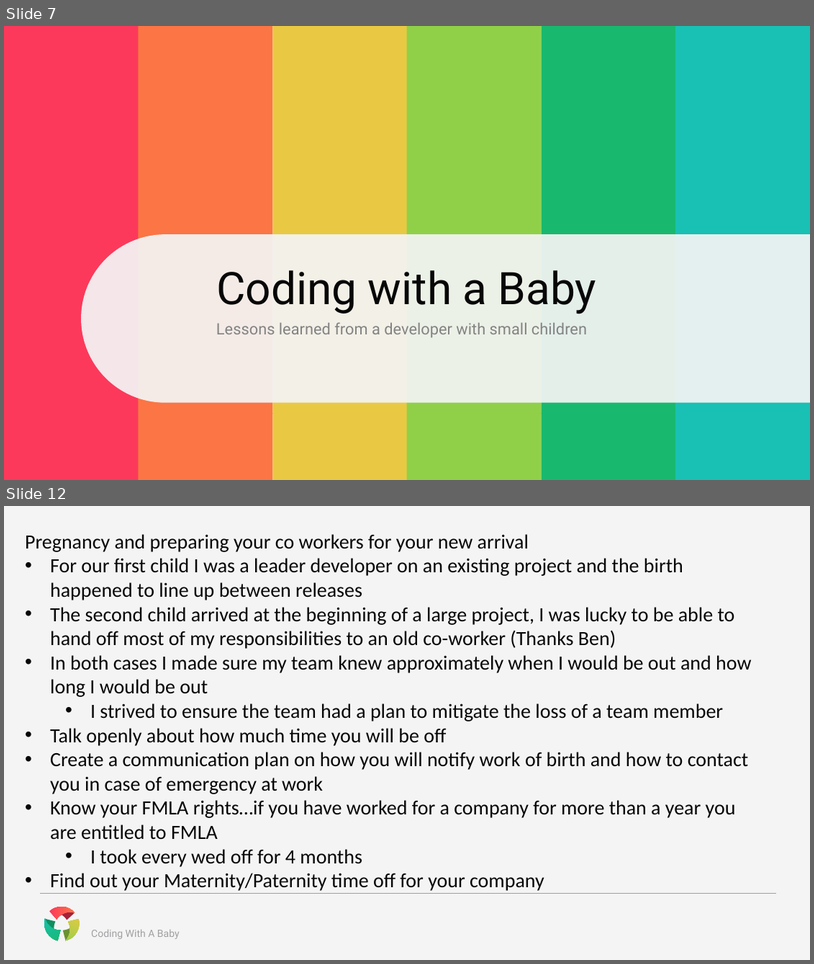
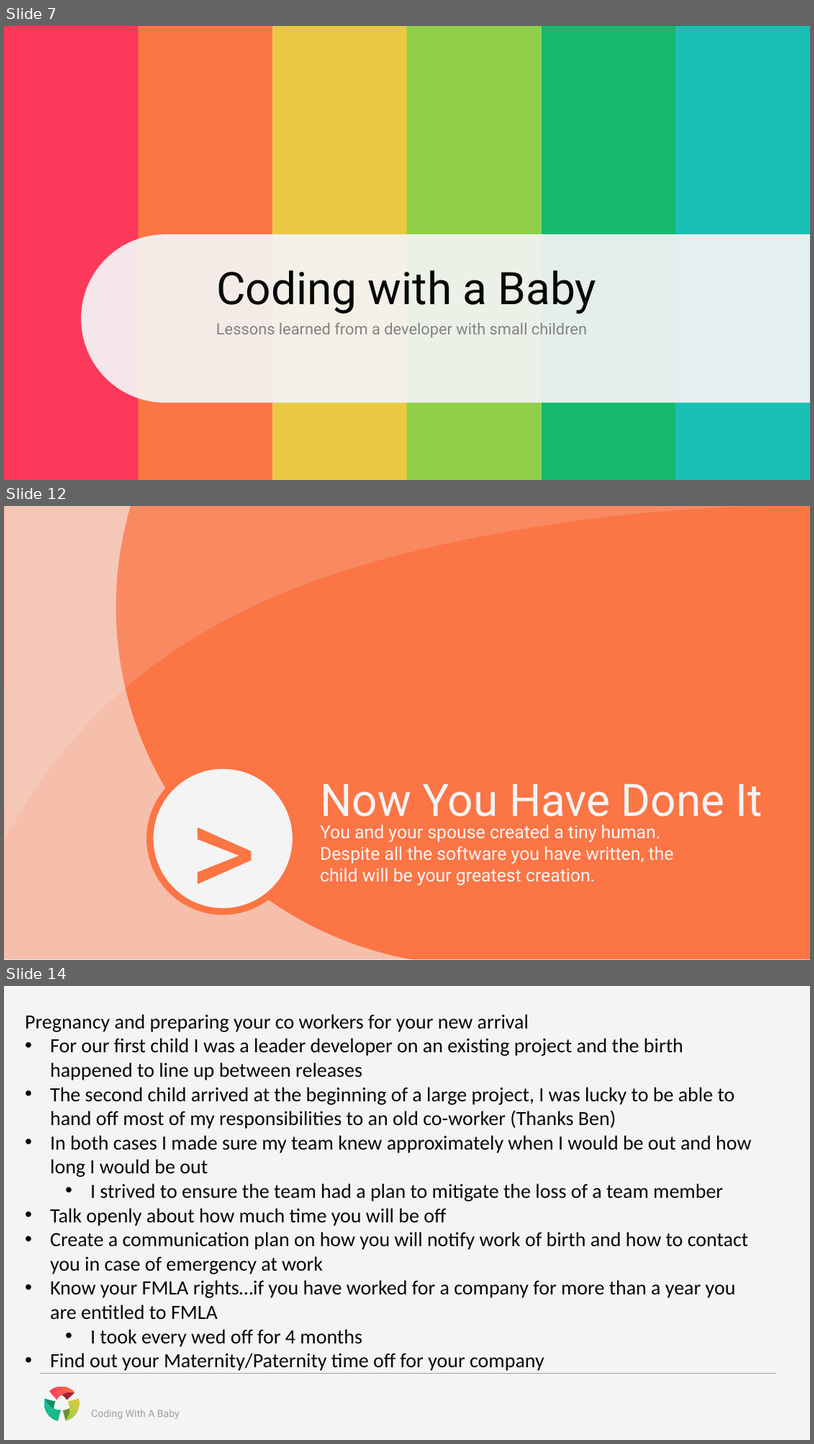
Before and after one commit to CognitiveBurden/CodingWithABaby, a slide deck: CodingWithABaby.pptx. Shown one above the other, each under a label of ours: slides 7 and 12 before the commit, slides 7, 12 and 14 after it; the slides between them are not shown. The pictures are 814x964 and 814x1444 pixels, drawn with LibreOffice and Linux fonts; fonts in the diff are those of the drawing. Boxes give left, top, right and bottom in pixels: in the first picture for what was removed or moved away, otherwise in the second. Text is boxed around its words. In the diff, an @@ line names an element or a change of style, - is before the commit and + after.

```diff
--- a/CodingWithABaby.pptx
+++ b/CodingWithABaby.pptx
@@ slide 12 added at [4, 506, 810, 960], background #F4F4F4 @@
@@ rectangle added at [4, 506, 810, 959], fill #FB7545 @@
@@ freeform shape added at [4, 506, 414, 959], fill #F4F4F4 at 59% opacity @@
@@ freeform shape added at [5, 506, 809, 840], fill #F4F4F4 at 16% opacity @@
@@ text added at [150, 741, 296, 919], 115 pt, text #FB7545 @@
+>
@@ ellipse added at [150, 766, 296, 911], fill #F4F4F4, outline #FB7545 6 pt @@
@@ title added at [321, 783, 763, 827], 40 pt, text #F4F4F4 @@
+Now You Have Done It
@@ text added at [320, 824, 674, 885], 16 pt, text #F4F4F4 @@
+You and your spouse created a tiny human. Despite all the software you have written, the child will be your greatest creation.
@@ what was slide 12 is now slide 14 @@
```
Also in this commit, not shown: 4 slides changed, 7 other slides added.
